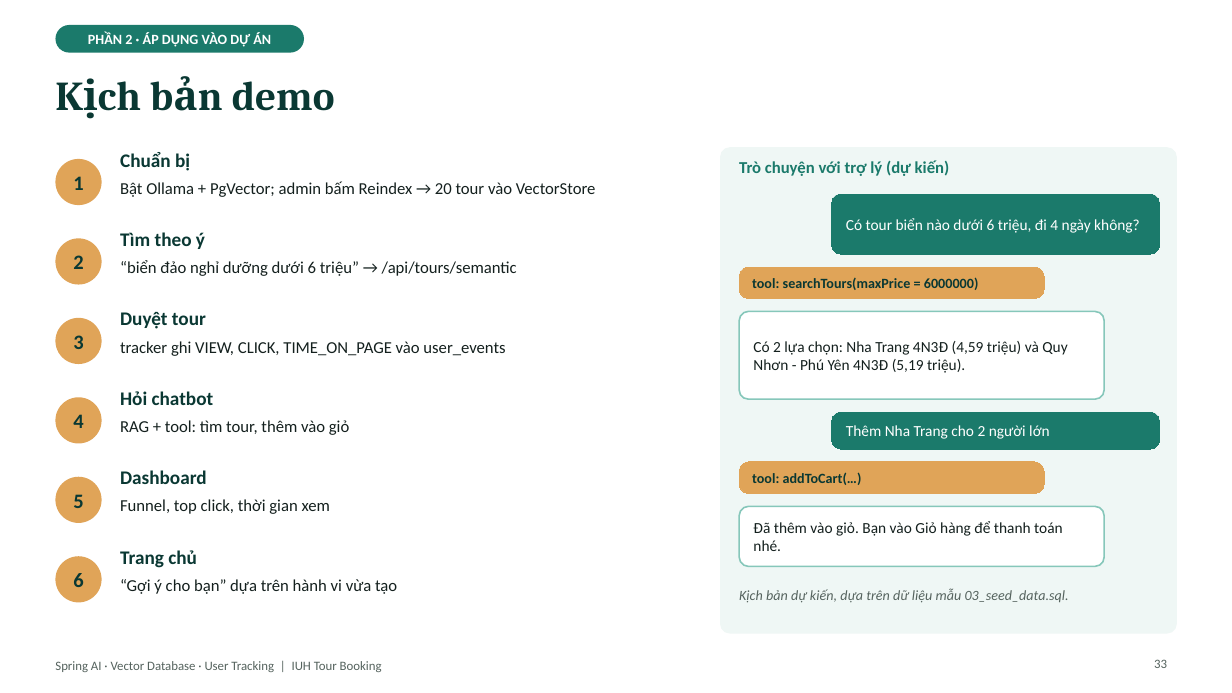
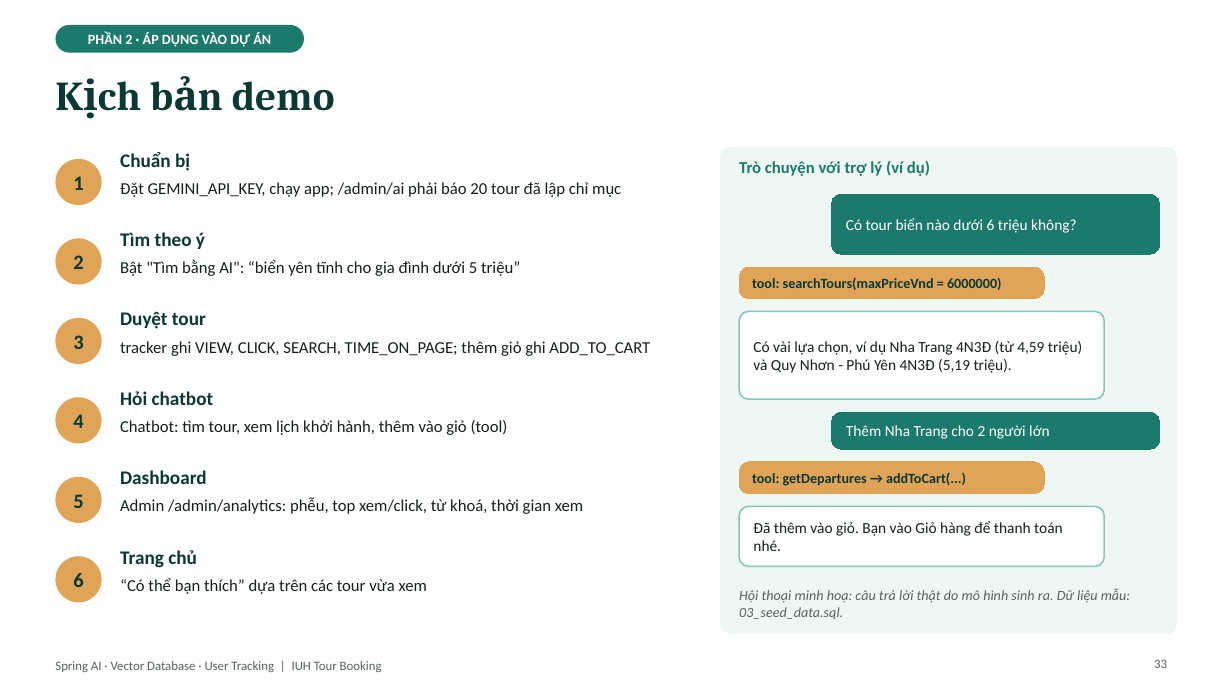
Before and after one commit to kanele05/project_www, a slide deck: slide 33 of docs/presentation/SpringAI_VectorDB_UserTracking.pptx. Drawn at 1232x693 pixels with LibreOffice and Linux fonts; fonts in the diff are those of the drawing. Boxes give left, top, right and bottom in pixels: in the first picture for what was removed or moved away, otherwise in the second. Text is boxed around its words. In the diff, an @@ line names an element or a change of style, - is before the commit and + after.

```diff
--- a/docs/presentation/SpringAI_VectorDB_UserTracking.pptx
+++ b/docs/presentation/SpringAI_VectorDB_UserTracking.pptx
@@ text at [739,161,930,176]: text changed @@
-Trò chuyện với trợ lý (dự kiến)
+Trò chuyện với trợ lý (ví dụ)
@@ text at [120,182,621,197]: text changed @@
-Bật Ollama + PgVector; admin bấm Reindex → 20 tour vào VectorStore
+Đặt GEMINI_API_KEY, chạy app; /admin/ai phải báo 20 tour đã lập chỉ mục
@@ text in rounded rectangle at [846,218,1077,233]: text changed @@
-Có tour biển nào dưới 6 triệu, đi 4 ngày không?
+Có tour biển nào dưới 6 triệu không?
@@ text at [120,260,520,276]: text changed @@
-“biển đảo nghỉ dưỡng dưới 6 triệu” → /api/tours/semantic
+Bật "Tìm bằng AI": “biển yên tĩnh cho gia đình dưới 5 triệu”
@@ text in rounded rectangle at [752,277,1002,290]: text changed @@
-tool: searchTours(maxPrice = 6000000)
+tool: searchTours(maxPriceVnd = 6000000)
@@ text at [120,341,650,356]: text changed @@
-tracker ghi VIEW, CLICK, TIME_ON_PAGE vào user_events
+tracker ghi VIEW, CLICK, SEARCH, TIME_ON_PAGE; thêm giỏ ghi ADD_TO_CART
@@ text in rounded rectangle at [753,341,1082,373]: text changed @@
-Có 2 lựa chọn: Nha Trang 4N3Đ (4,59 triệu) và Quy Nhơn - Phú Yên 4N3Đ (5,19 triệu).
+Có vài lựa chọn, ví dụ Nha Trang 4N3Đ (từ 4,59 triệu) và Quy Nhơn - Phú Yên 4N3Đ (5,19 triệu).
@@ text at [120,420,508,435]: text changed @@
-RAG + tool: tìm tour, thêm vào giỏ
+Chatbot: tìm tour, xem lịch khởi hành, thêm vào giỏ (tool)
@@ text in rounded rectangle at [752,472,966,486]: text changed @@
-tool: addToCart(…)
+tool: getDepartures → addToCart(...)
@@ text at [120,498,583,514]: text changed @@
-Funnel, top click, thời gian xem
+Admin /admin/analytics: phễu, top xem/click, từ khoá, thời gian xem
@@ text at [120,578,427,594]: text changed @@
-“Gợi ý cho bạn” dựa trên hành vi vừa tạo
+“Có thể bạn thích” dựa trên các tour vừa xem
@@ text at [739,588,1130,619]: text changed @@
-Kịch bản dự kiến, dựa trên dữ liệu mẫu 03_seed_data.sql.
+Hội thoại minh hoạ: câu trả lời thật do mô hình sinh ra. Dữ liệu mẫu: 03_seed_data.sql.
```
Also in this commit, not shown: 20 other slides changed, 3 other files.
